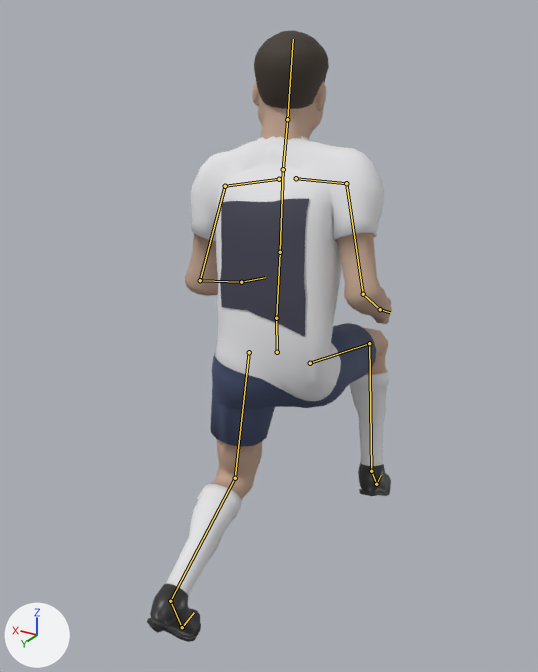
Two versions of the Blender file assets/figure/figure.blend, one commit apart.
Camera for both pictures: a camera (50 mm lens) standing at (-0.975, 1.65, 1.751) and looking at (0.02, -0.008, 0.922). Arrows for +X, +Y and +Z are at lower left; the lights stay in place. The first picture is the older version. Both versions are drawn at frame 7 of the action 'cut_L'; the numbers are the values there. The bones that bend it are drawn over the model as lines.

Objects in the first picture: 'body', 'hair_short', 'number'.
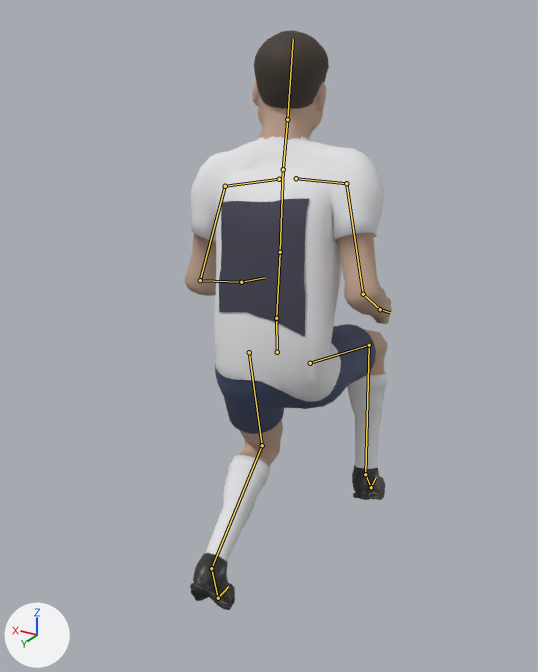
Boxes [x1, y1, x2, y2] around the edits, measured in the pictures (538 x 672 px):
'body', posed (15% narrower): before [147, 81, 392, 642]; after [185, 81, 392, 610]
'number', posed: before [220, 199, 309, 337]; after [219, 199, 309, 337]
bone 'thigh_L', root to tip: before (249, 352) to (235, 478); after (249, 352) to (262, 445)
bone 'shin_L', root to tip: before (235, 478) to (170, 601); after (262, 445) to (211, 568)
bone 'foot_L', root to tip: before (170, 601) to (182, 627); after (211, 568) to (218, 598)
bone 'thigh_R', root to tip: before (310, 363) to (369, 343); after (310, 363) to (369, 345)
bone 'shin_R', root to tip: before (369, 343) to (371, 471); after (369, 345) to (365, 474)
bone 'foot_R', root to tip: before (371, 471) to (376, 484); after (365, 474) to (371, 487)

The change in detail:
Bone 'thigh_L' (bone_thigh_l) turns from (-3, -6, -8) to (-25, -6, -4) degrees about its own x, y and z.
Bone 'shin_L' (bone_shin_l) turns from (66, 0, -1) to (80, 0, -1) degrees about its own x, y and z.
Bone 'foot_L' (bone_foot_l) turns from (-19, 4, 7) to (-6, 4, 4) degrees about its own x, y and z.
Bone 'thigh_R' (bone_thigh_r) turns from (-80, 2, 6) to (-79, 2, 5) degrees about its own x, y and z.
Bone 'shin_R' (bone_shin_r) turns from (83, 0, 1) to (86, 0, 1) degrees about its own x, y and z.
Bone 'foot_R' (bone_foot_r) turns from (21, 2, -13) to (17, 0, -12) degrees about its own x, y and z.
